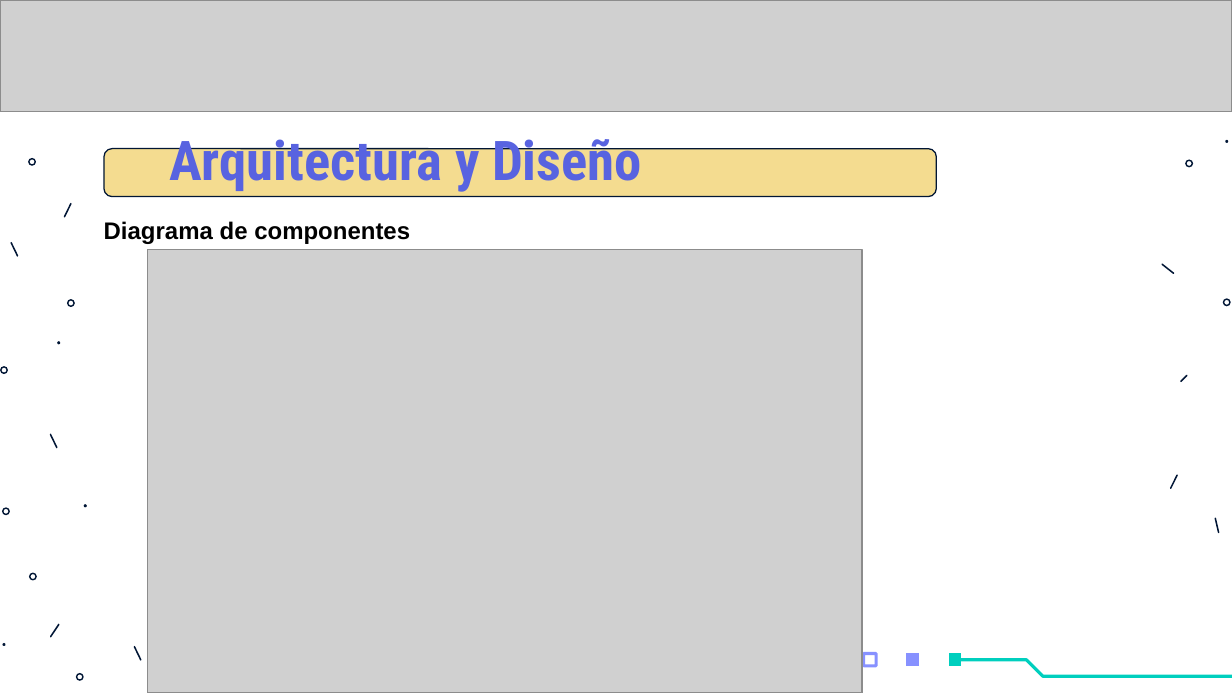
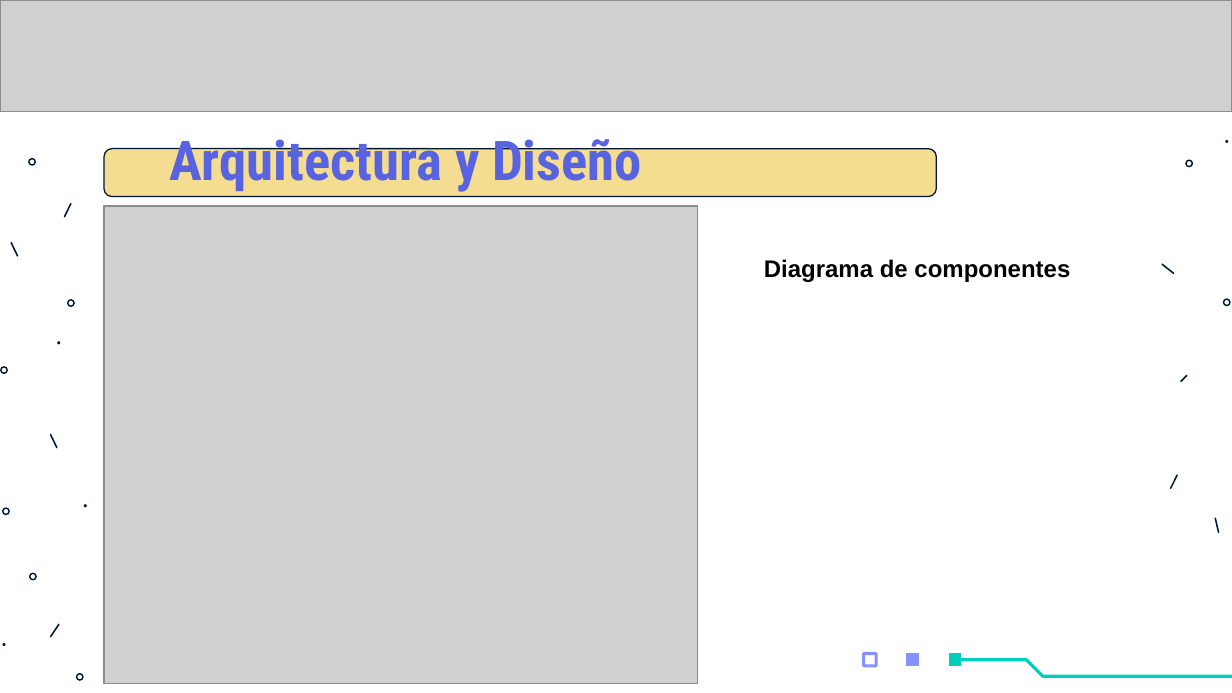
Before and after one commit to Los-Picateclas-ECI/Proyecto-ARSW-MarketHub-2021-1, a slide deck: slide 9 of Documentacion/PropuestoDelProyecto.pptx. Drawn at 1232x693 pixels with LibreOffice and Linux fonts; fonts in the diff are those of the drawing; grey boxes stand for pictures. Boxes give left, top, right and bottom in pixels: in the first picture for what was removed or moved away, otherwise in the second. Text is boxed around its words. In the diff, an @@ line names an element or a change of style, - is before the commit and + after.

```diff
--- a/Documentacion/PropuestoDelProyecto.pptx
+++ b/Documentacion/PropuestoDelProyecto.pptx
@@ picture resized from (x1=148, y1=250, x2=862, y2=693) to (x1=103, y1=206, x2=697, y2=684) @@
@@ text "Diagrama de componentes" moved from (x1=104, y1=221, x2=410, y2=244) to (x1=764, y1=259, x2=1070, y2=282) @@
@@ freeform shape removed at (x1=133, y1=646, x2=142, y2=660) @@
```
Also in this commit, not shown: 2 other slides changed.
